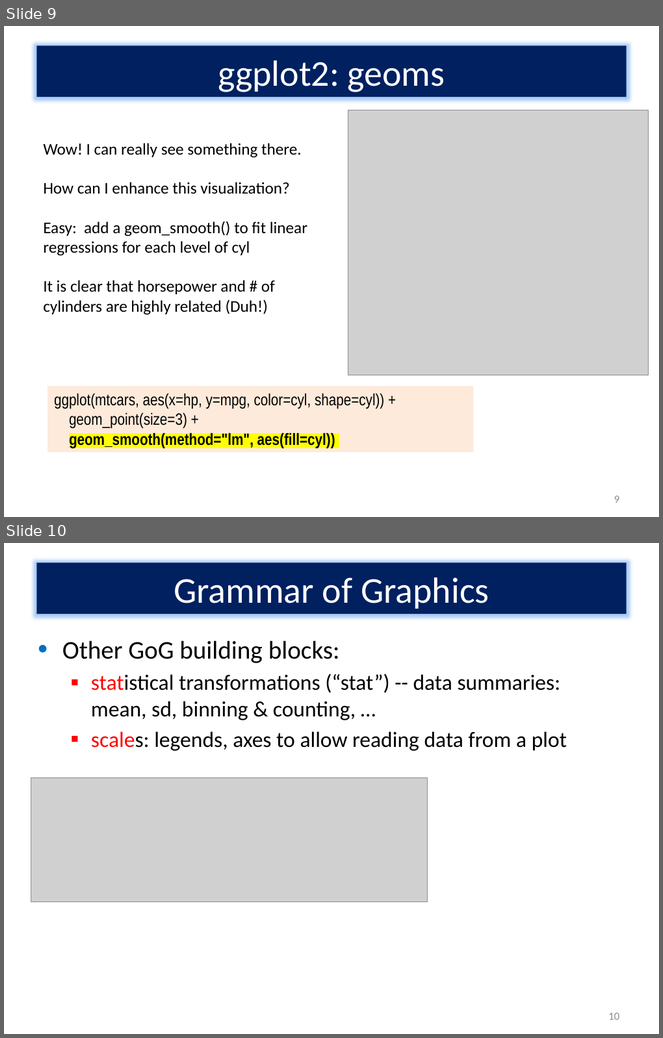
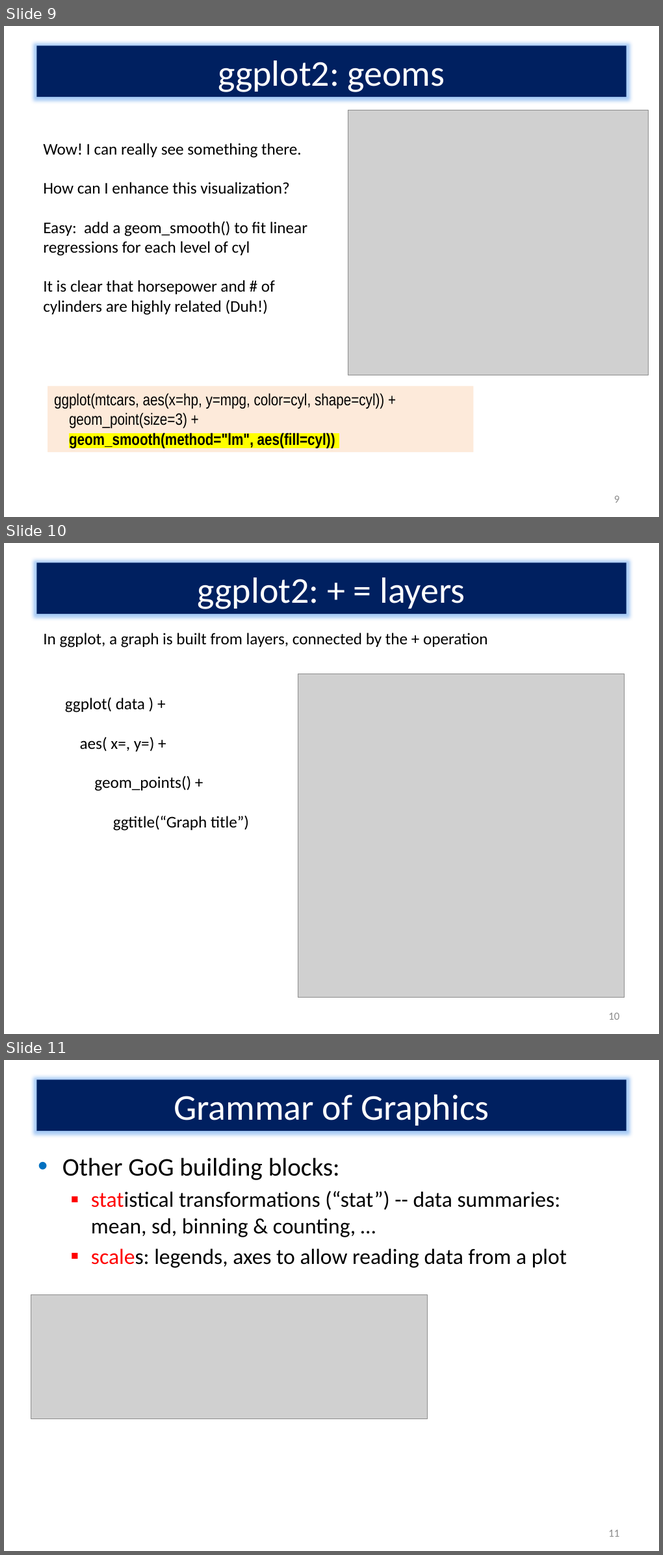
Before and after one commit to friendly/6135, a slide deck: lectures/ggplot-intro.pptx. Shown one above the other, each under a label of ours: slides 9 and 10 before the commit, slides 9, 10 and 11 after it. The pictures are 663x1038 and 663x1555 pixels, drawn with LibreOffice and Linux fonts; fonts in the diff are those of the drawing; grey boxes stand for pictures. Boxes give left, top, right and bottom in pixels: in the first picture for what was removed or moved away, otherwise in the second. Text is boxed around its words. In the diff, an @@ line names an element or a change of style, - is before the commit and + after.

```diff
--- a/lectures/ggplot-intro.pptx
+++ b/lectures/ggplot-intro.pptx
@@ slide 10 added at [4, 543, 659, 1034], background #FFFFFF @@
@@ title added at [36, 563, 627, 614], fill #002060, 40 pt, text #FFFFFF @@
+ggplot2: + = layers
@@ text added at [43, 633, 488, 648], 18 pt, text #000000 @@
+In ggplot, a graph is built from layers, connected by the + operation
@@ picture added at [298, 674, 625, 998] @@
@@ text added at [65, 697, 249, 831], 18 pt, text #000000 @@
+ggplot( data ) +
+aes( x=, y=) +
+geom_points() +
+ggtitle(“Graph title”)
@@ page number added at [608, 1013, 620, 1020], 12 pt, text #8C8C8C @@
+10
@@ what was slide 10 is now slide 11 @@
@@ page number at [608, 1530, 620, 1537]: text changed @@
-10
+11
```
Also in this commit, not shown: 2 slides changed, 12 other files.
